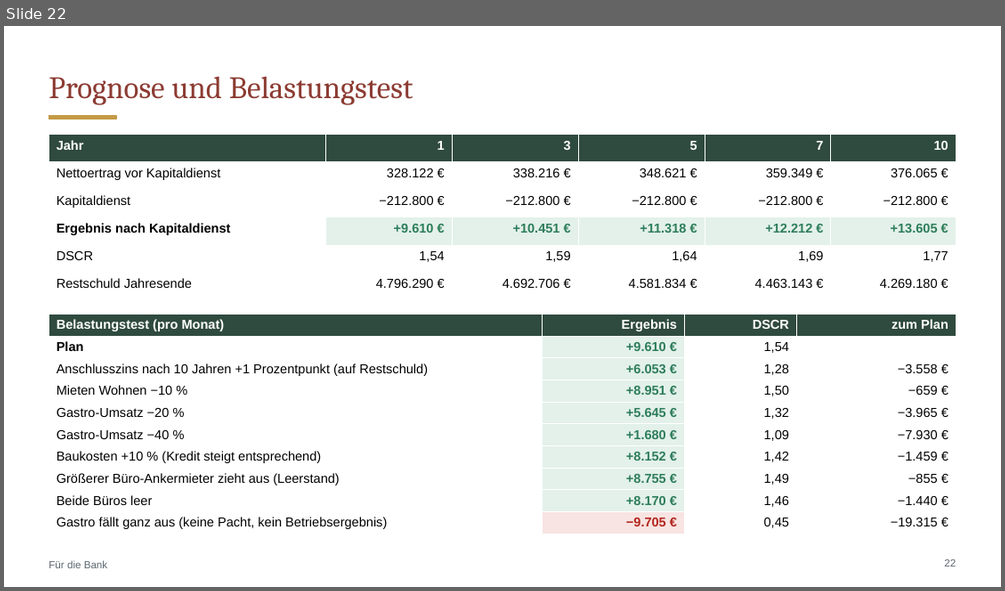
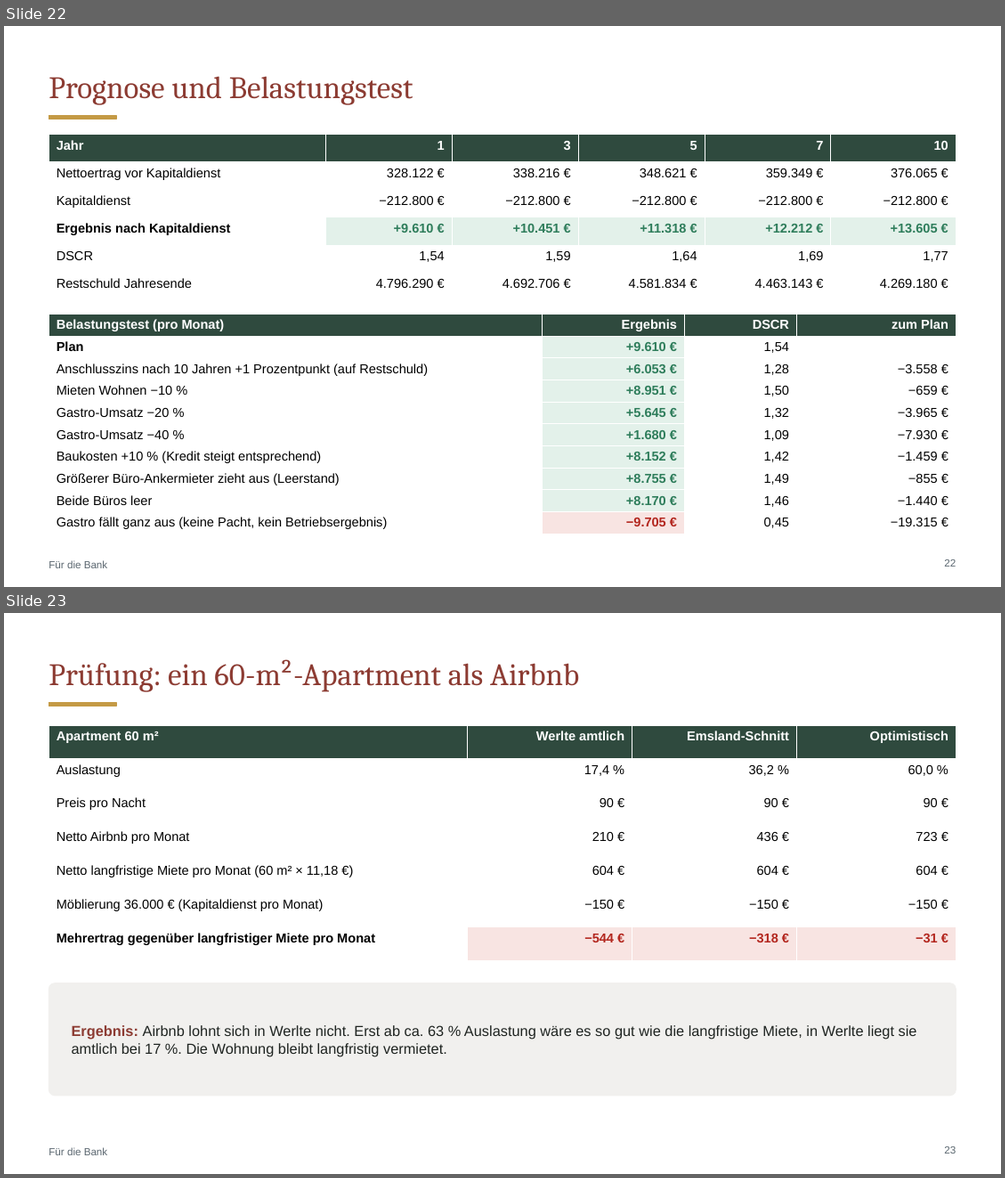
Before and after one commit to CartoonUsername/bau-projekt, a slide deck: praesentation/Neue-Mitte-Werlte_Baufeld3_8-Wohnungen_Grosse-Gastro-EG.pptx. Shown one above the other, each under a label of ours: slide 22 before the commit, slides 22 and 23 after it. The pictures are 1005x591 and 1005x1178 pixels, drawn with LibreOffice and Linux fonts; fonts in the diff are those of the drawing. Boxes give left, top, right and bottom in pixels: in the first picture for what was removed or moved away, otherwise in the second. Text is boxed around its words. In the diff, an @@ line names an element or a change of style, - is before the commit and + after.

```diff
--- a/praesentation/Neue-Mitte-Werlte_Baufeld3_8-Wohnungen_Grosse-Gastro-EG.pptx
+++ b/praesentation/Neue-Mitte-Werlte_Baufeld3_8-Wohnungen_Grosse-Gastro-EG.pptx
@@ slide 23 added at (4, 613, 1001, 1174), background #FFFFFF; not listed: 1 template element that a slide beside it also shows @@
@@ title added at (48, 659, 579, 691), 30 pt, text #8C3B32 @@
+Prüfung: ein 60-m²-Apartment als Airbnb
@@ table added at (48, 725, 956, 949), 7 rows, 4 columns @@
+Apartment 60 m² | Werlte amtlich | Emsland-Schnitt | Optimistisch
+Auslastung | 17,4 % | 36,2 % | 60,0 %
+Preis pro Nacht | 90 € | 90 € | 90 €
+Netto Airbnb pro Monat | 210 € | 436 € | 723 €
+Netto langfristige Miete pro Monat (60 m² × 11,18 €) | 604 € | 604 € | 604 €
+Möblierung 36.000 € (Kapitaldienst pro Monat) | −150 € | −150 € | −150 €
+Mehrertrag gegenüber langfristiger Miete pro Monat | −544 € | −318 € | −31 €
@@ rounded rectangle added at (48, 983, 956, 1095), fill #F1F0EE, outline #F1F0EE 1 pt @@
@@ text added at (72, 1025, 917, 1056), 14 pt, text #1F2421 @@
+Ergebnis: Airbnb lohnt sich in Werlte nicht. Erst ab ca. 63 % Auslastung wäre es so gut wie die langfristige Miete, in Werlte liegt sie amtlich bei 17 %. Die Wohnung bleibt langfristig vermietet.
@@ page number added at (944, 1146, 955, 1153), 10 pt, text #5B6770 @@
+23
@@ text added at (48, 1147, 108, 1155), 10 pt, text #5B6770 @@
+Für die Bank
```
Also in this commit, not shown: 1 slide removed, 10 other files.
